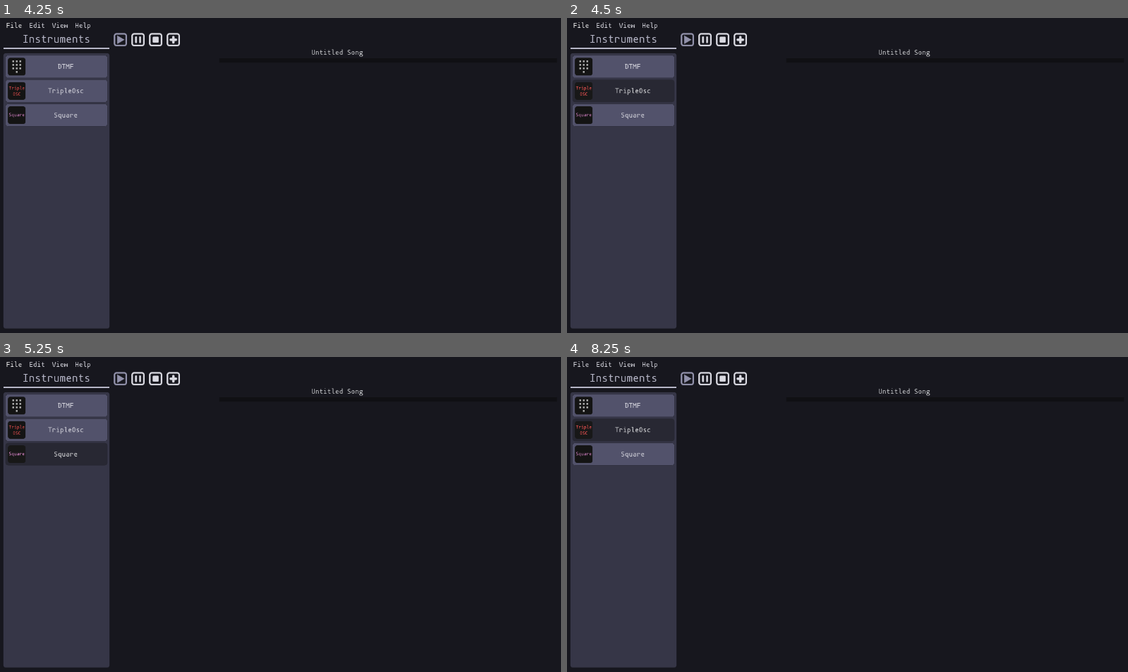
Above: before the commit, frames 1-4 (two rows, left to right).
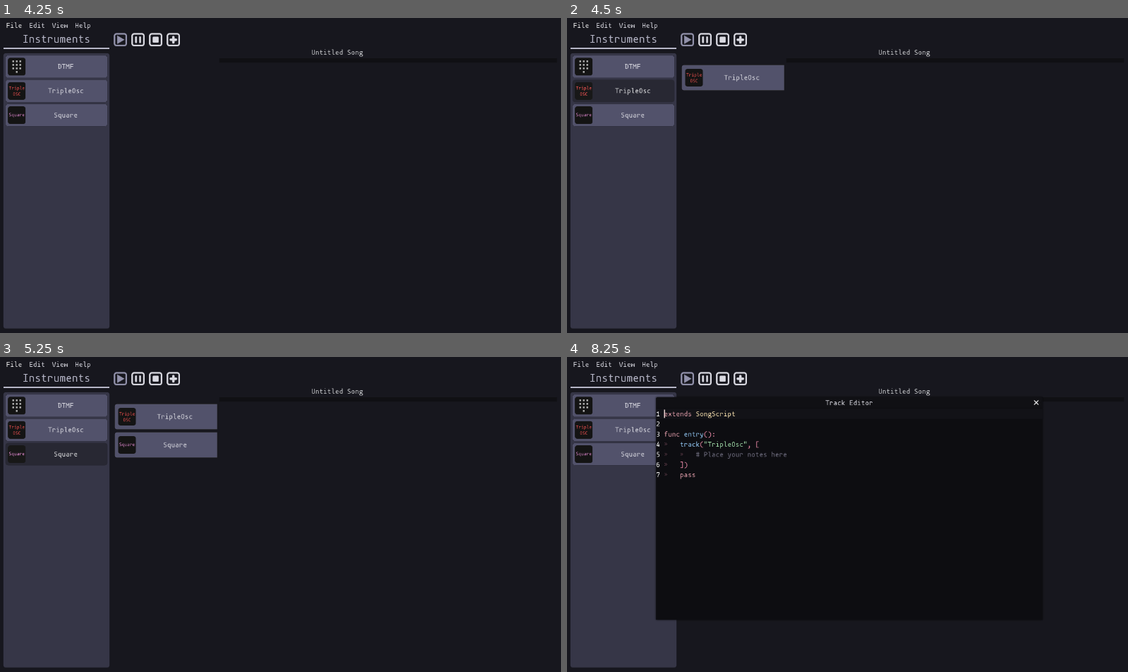
Above: after the commit, the same moments.

Repository: QuadCubedStudios/GoDAW
Game: Godot game, scene res://Main.tscn
Two runs of this game, one before a commit and one after it. Both use one fixed random seed, a clock stepped at 60 frames per second and the inputs below.
Inputs (mouse positions are in pixels of both pictures, inside the frame that each line leads up to):
- Up to frame 1 (4.25 s): click (117, 40) at 0.5 s; click "File" at 1.25 s; click "Edit" at 2 s; click "View" at 2.75 s; click "DTMF" at 3.5 s
- Up to frame 2 (4.5 s): click "TripleOsc" at 4.25 s
- Up to frame 3 (5.25 s): click "Square" at 5 s
- Up to frame 4 (8.25 s): click (724, 379) at 5.75 s; click (684, 379) at 6.5 s; click (740, 379) at 7.25 s; click "TripleOsc" at 8 s

Frame 1 is identical in both runs. In frame 2, 1.3% of the frame differs, in the area x 20-39%, y 15-23%; in frame 3, 2.6%; in frame 4, 3.8%, in the area x 1-85%, y 12-84%.
Error before the commit: Parse Error: The signal "track_pressed" already exists in this class (at line: 5). (res://Editor/Scenes/SongEditor/SongEditor.gd:19)

Commit message:
SongScript Editor

Diff:
--- a/Editor/Scenes/Dialogues/TrackEditor/GDScriptSyntaxHighlight.gd
+++ b/Editor/Scenes/Dialogues/TrackEditor/GDScriptSyntaxHighlight.gd
@@ -22,4 +22,3 @@
 	region('"', '"', Color("abe9b3"))
 	region("'", "'", Color("abe9b3"))
 	region("#", "\n", Color("6e6c7e"), true)
-	pass
--- a/Editor/Scenes/Dialogues/TrackEditor/TrackEditor.gd
+++ b/Editor/Scenes/Dialogues/TrackEditor/TrackEditor.gd
@@ -34,4 +34,3 @@
 	var song: SongScript = load("res://song.gd").new()
 	song.entry()
 	get_parent().get_parent().sequencer.sequence(song.sequence)
-	pass
--- a/Editor/Scenes/SongEditor/SongEditor.gd
+++ b/Editor/Scenes/SongEditor/SongEditor.gd
@@ -14,9 +14,6 @@
 var style_1 = preload("res://Themes/Default/SongButton1.tres")
 var style_2 = preload("res://Themes/Default/SongButton2.tres")
 var style_pressed = preload("res://Themes/Default/SongButtonPressed.tres")
-
-# Signals
-signal track_pressed (name, track)
 
 # Takes a Button since it conveniently sends an icon and message
 # TODO: Not use button as param
--- a/Main.tscn
+++ b/Main.tscn
@@ -157,22 +157,6 @@
 
 [node name="TrackEditor" parent="DialogBoxes" instance=ExtResource( 7 )]
 
-[node name="TrackEditor" type="WindowDialog" parent="DialogBoxes"]
-visible = true
-margin_right = 48.0
-margin_bottom = 40.0
-rect_min_size = Vector2( 876, 480 )
-window_title = "Track Editor"
-
-[node name="HBoxContainer" type="HBoxContainer" parent="DialogBoxes/TrackEditor"]
-anchor_right = 1.0
-anchor_bottom = 1.0
-
-[node name="TextEdit" type="TextEdit" parent="DialogBoxes/TrackEditor/HBoxContainer"]
-margin_right = 876.0
-margin_bottom = 480.0
-size_flags_horizontal = 3
-
 [connection signal="export_pressed" from="TopMenu" to="." method="_on_TopMenu_export_pressed"]
 [connection signal="instrument_chosen" from="Application/InstrumentsPanel" to="Application/Main/SongEditor" method="add_track"]
 [connection signal="pause" from="Application/Main/ControlPanel" to="Application/Main/SongEditor" method="_on_pause"]
